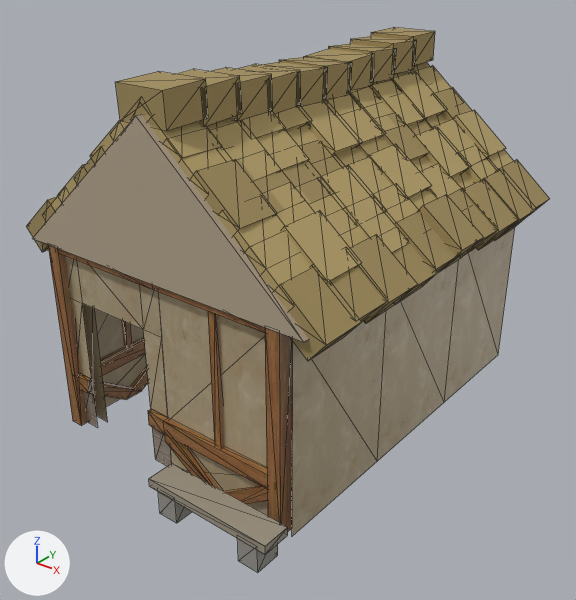
The glTF model assets/buildings/town_hall_t1.glb, before and after one commit.
Before and after are seen from a 50 mm camera at (7.09, -9.2, 7.2) aimed at (0.23, -0.62, 1.88). The axes (+X, +Y, +Z) are drawn at lower left. The lights are the same throughout. The older version comes first. Mesh edges are drawn as thin lines. Where no turn or scale is listed for an object, it has been applied to the vertices.

Names of what the first picture shows: 'Corner_Exterior_Wood_inst', 'Corner_Exterior_Wood_inst.002', 'Wall_Plaster_Door_Flat_inst', 'Wall_Plaster_Straight_inst.001', 'Wall_Plaster_Straight_inst.002', 'Wall_Plaster_Straight_inst.003', 'Wall_Plaster_Straight_inst.005', 'Wall_Plaster_Straight_inst.007', 'bench_seat', 'gable', 'hall_t1_thatch' and 2 more.
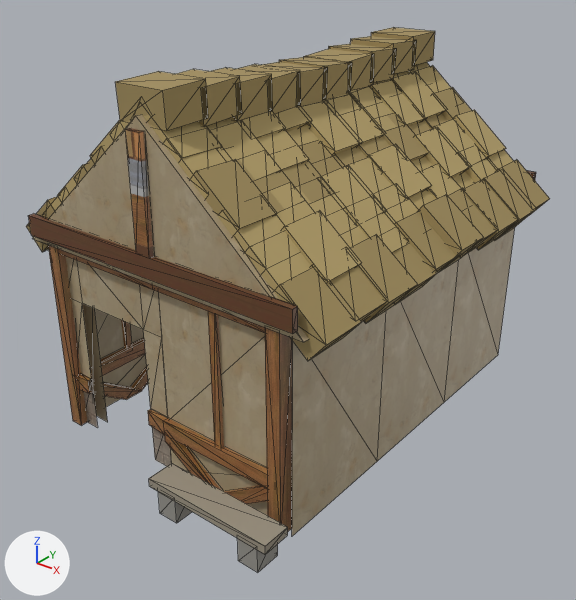
Where the change shows, as pixel boxes (x1, y1, x2, y2) in the pictures (576 x 600 px):
'gable_timber', added (brown): after (28, 214, 298, 334)
'gable_timber.001', added: after (125, 128, 154, 258)
'gable_timber.002', added (mostly hidden): after (527, 171, 536, 180)

Diff of the bpy script that builds the scene:
```diff
--- a/assets/buildings/town_hall_t1.glb.py
+++ b/assets/buildings/town_hall_t1.glb.py
@@ me_gable_timber_002 @@
+me_gable_timber_002.from_pydata(...)  # a box spanning x -2.36..2.36, y 3.11..3.2, z 3.08..3.38
+me_gable_timber_002.materials.append(mat_mi_woodtrim)  # picture img_t_woodtrim_basecolor
@@ me_gable_timber_001 @@
+me_gable_timber_001.from_pydata(...)  # a box spanning x -0.12..0.12, y -3.2..-3.11, z 3.38..4.94
+me_gable_timber_001.materials.append(mat_mi_woodtrim)  # picture img_t_woodtrim_basecolor
@@ me_gable_timber @@
+me_gable_timber.from_pydata(...)  # a box spanning x -2.36..2.36, y -3.2..-3.11, z 3.08..3.38
+me_gable_timber.materials.append(mat_mi_woodtrim)  # picture img_t_woodtrim_basecolor
@@ ob_gable_timber_002 @@
+ob_gable_timber_002 = bpy.data.objects.new('gable_timber.002', me_gable_timber_002)
+ob_gable_timber_002.location = (-0.01, 0.0, 0.01)
@@ ob_gable_timber_001 @@
+ob_gable_timber_001 = bpy.data.objects.new('gable_timber.001', me_gable_timber_001)
+ob_gable_timber_001.location = (-0.01, 0.0, 0.01)
@@ ob_gable_timber @@
+ob_gable_timber = bpy.data.objects.new('gable_timber', me_gable_timber)
+ob_gable_timber.location = (-0.01, 0.0, 0.01)
```
